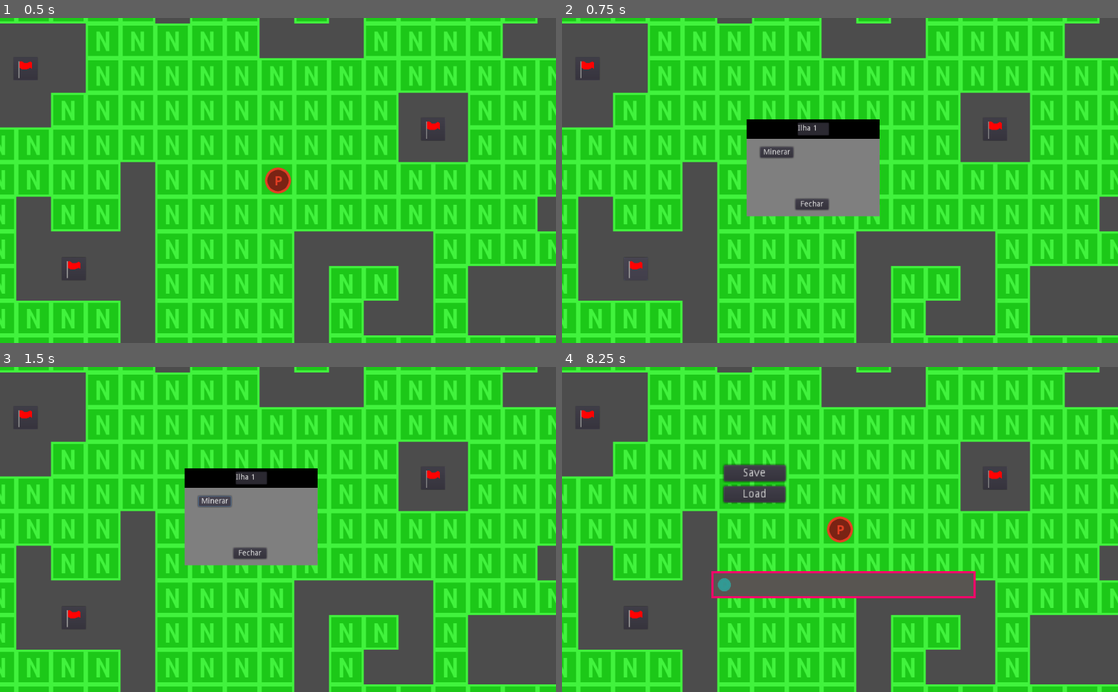
Above: before the commit, frames 1-4 (two rows, left to right).
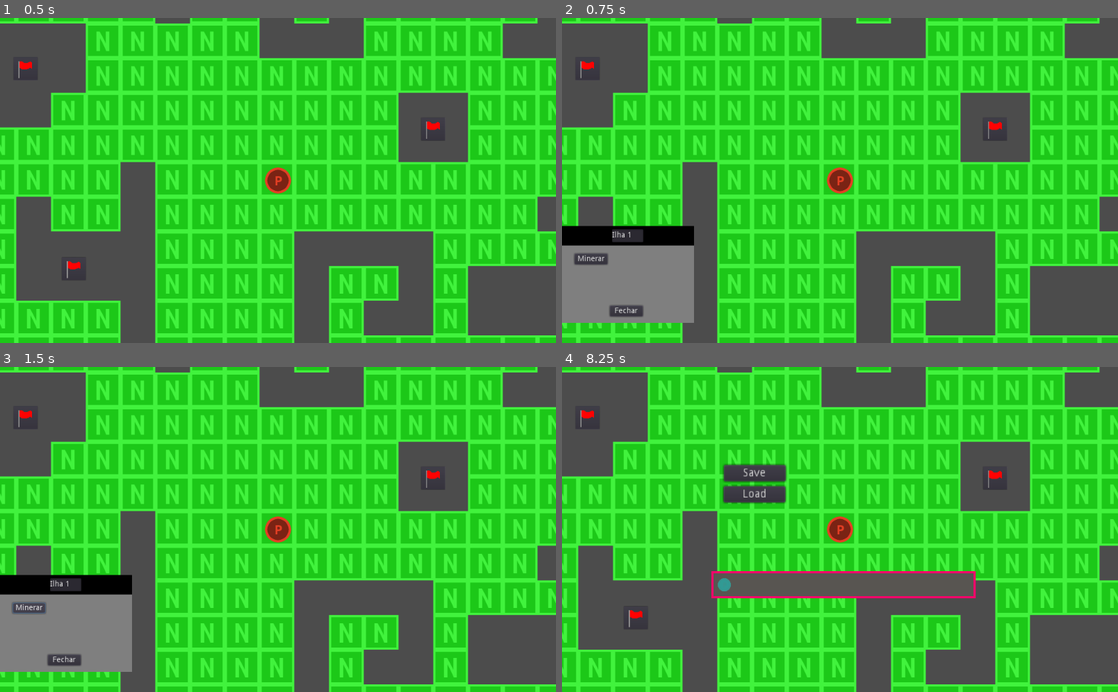
Above: after the commit, the same moments.

Repository: Escandiuzzi/PirateGodotProject
Game: Godot game, scene res://World.tscn
Same seed, same stepped clock (60 frames per second), same inputs: the game is played once before the commit and once after it.
Inputs (mouse positions are in pixels of both pictures, inside the frame that each line leads up to):
- Up to frame 1 (0.5 s): no input
- Up to frame 2 (0.75 s): click (634, 268) at 0.52 s
- Up to frame 3 (1.5 s): click "Minerar" at 1.25 s
- Up to frame 4 (8.25 s): click "Fechar" at 2 s; click (634, 617) at 2.77 s; click "Minerar" at 3.5 s; click "Fechar" at 4.25 s; click (634, 617) at 5.02 s; click "Minerar" at 5.75 s; click "Fechar" at 6.5 s; tap Enter at 7.25 s; move the mouse to (962, 513) at 7.27 s; hold K (key_k) 7.28-8.03 s; tap Space at 8 s; move the mouse to (728, 545) at 8.02 s; tap V (key_v) at 8.1 s

Frame 1 is identical in both runs. In frame 2, 14% of the frame differs, in the area x 0-58%, y 31-94%; in frame 3, 14%; in frame 4, nothing differs.

Commit message:
gitignore

Diff:
--- a/Flag.gd
+++ b/Flag.gd
@@ -21,6 +21,8 @@
 func _on_Button_pressed():
 	#window.popup();
 	MenuIlha.show()
+	var a = Vector2(0,0)
+	MenuIlha.rect_position = position
 	print("criei popup")
 	#MenuIlha._change_position(position)
 	#window._change_position(position)
--- a/World.tscn
+++ b/World.tscn
@@ -80,7 +80,6 @@
 text = "Fechar"
 
 [node name="Flag2" parent="Flags" instance=ExtResource( 5 )]
-editor/display_folded = true
 position = Vector2( 319.674, -61.0101 )
 
 [node name="MenuIlha" type="PopupMenu" parent="Flags/Flag2"]
Not shown, added: .gitignore.txt
Not shown, changed: savegame.save
